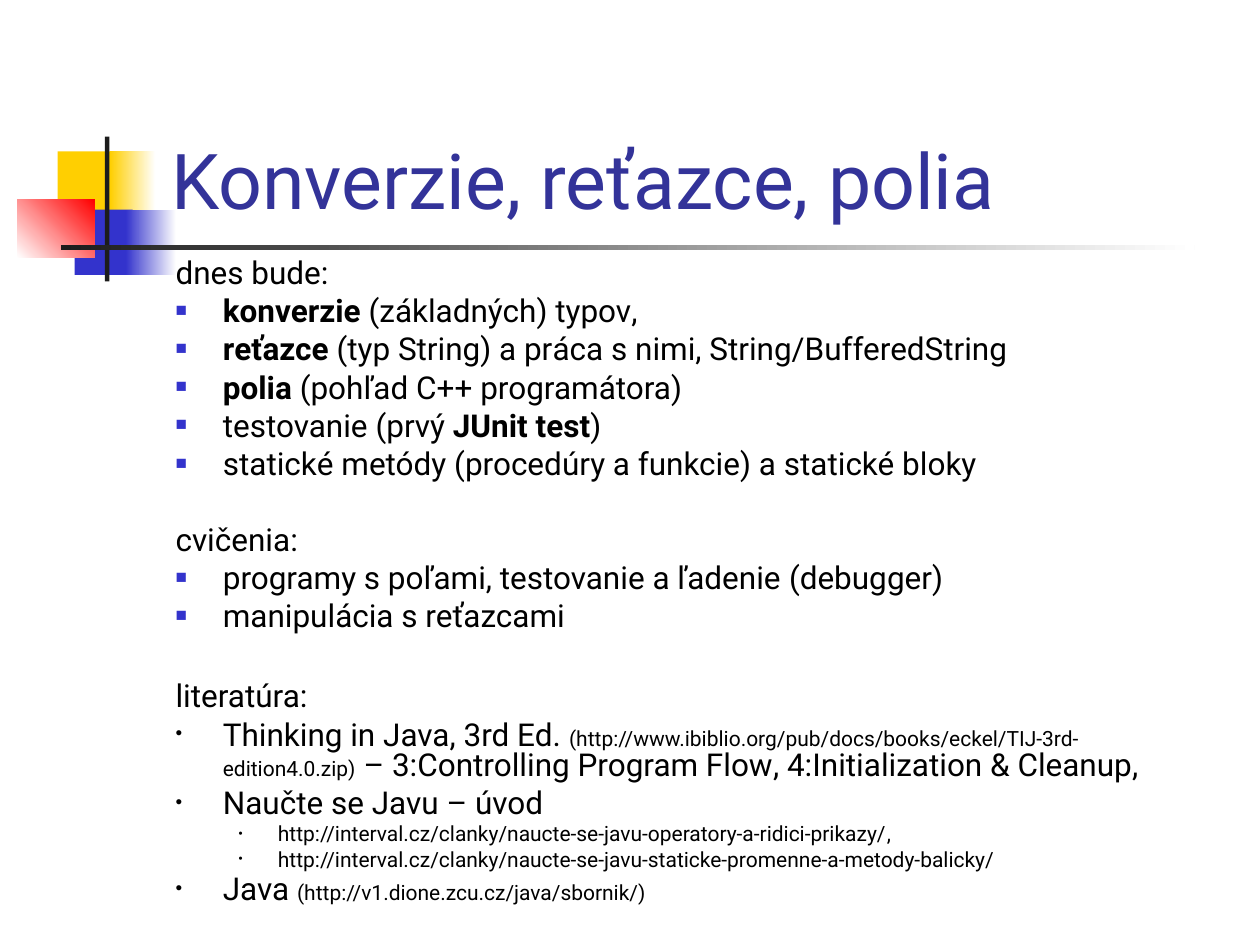
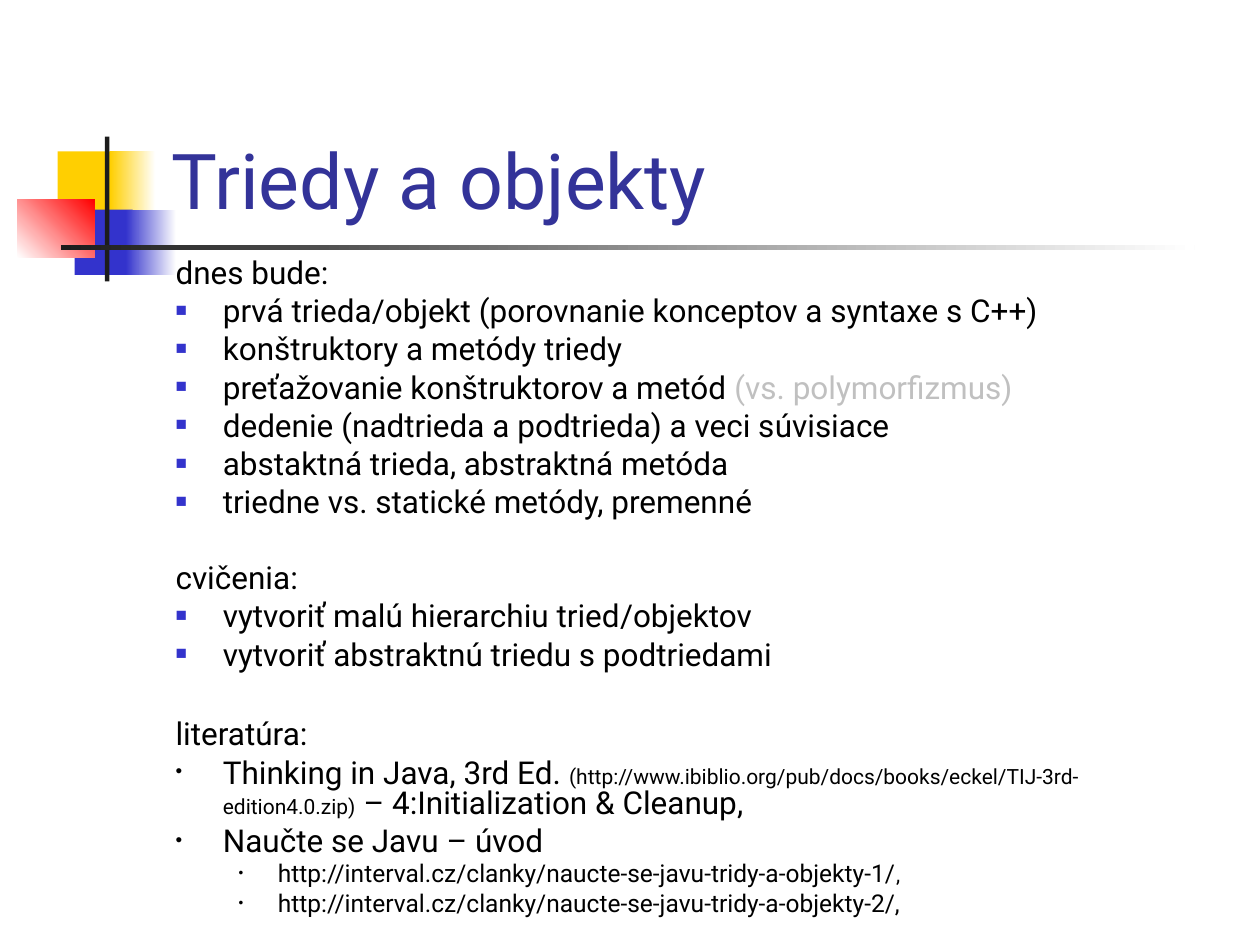
Before and after one commit to Programovanie4/Prednasky, a slide deck: slide 9 of 02/02_java.ppt (slide 22 before the commit). Drawn at 1260x945 pixels with LibreOffice and Linux fonts; fonts in the diff are those of the drawing. Boxes give left, top, right and bottom in pixels: in the first picture for what was removed or moved away, otherwise in the second. Text is boxed around its words. In the diff, an @@ line names an element or a change of style, - is before the commit and + after.

```diff
--- a/02/02_java.ppt
+++ b/02/02_java.ppt
@@ title at <box>171,151,707,226</box>: text changed @@
-Konverzie, reťazce, polia
+Triedy a objekty
@@ text at <box>223,297,1037,520</box>: text changed @@
-■ konverzie (základných) typov,
-■ reťazce (typ String) a práca s nimi, String/BufferedString
-■ polia (pohľad C++ programátora)
-■ testovanie (prvý JUnit test)
-■ statické metódy (procedúry a funkcie) a statické bloky
+■ prvá trieda/objekt (porovnanie konceptov a syntaxe s C++)
+■ konštruktory a metódy triedy
+■ preťažovanie konštruktorov a metód (vs. polymorfizmus)
+■ dedenie (nadtrieda a podtrieda) a veci súvisiace
+■ abstaktná trieda, abstraktná metóda
+■ triedne vs. statické metódy, premenné
@@ text at <box>223,601,772,673</box>: text changed @@
-■ programy s poľami, testovanie a ľadenie (debugger)
-■ manipulácia s reťazcami
+■ vytvoriť malú hierarchiu tried/objektov
+■ vytvoriť abstraktnú triedu s podtriedami
@@ text at <box>223,760,1078,821</box>: text changed; size 18 to 12 pt @@
-• Thinking in Java, 3rd Ed. (http://www.ibiblio.org/pub/docs/books/eckel/TIJ-3rd-edition4.0.zip) – 3:Controlling Program Flow, 4:Initialization & Cleanup,
+• Thinking in Java, 3rd Ed. (http://www.ibiblio.org/pub/docs/books/eckel/TIJ-3rd-edition4.0.zip) – 4:Initialization & Cleanup,
@@ text at <box>278,863,900,918</box>: text changed; size 12 to 14 pt @@
-  • http://interval.cz/clanky/naucte-se-javu-operatory-a-ridici-prikazy/,
-  • http://interval.cz/clanky/naucte-se-javu-staticke-promenne-a-metody-balicky/
-• Java (http://v1.dione.zcu.cz/java/sbornik/)
+  • http://interval.cz/clanky/naucte-se-javu-tridy-a-objekty-1/,
+  • http://interval.cz/clanky/naucte-se-javu-tridy-a-objekty-2/,
```
Also in this commit, not shown: 3 other slides changed, 43 slides added, 64 slides removed, 6 other files.
